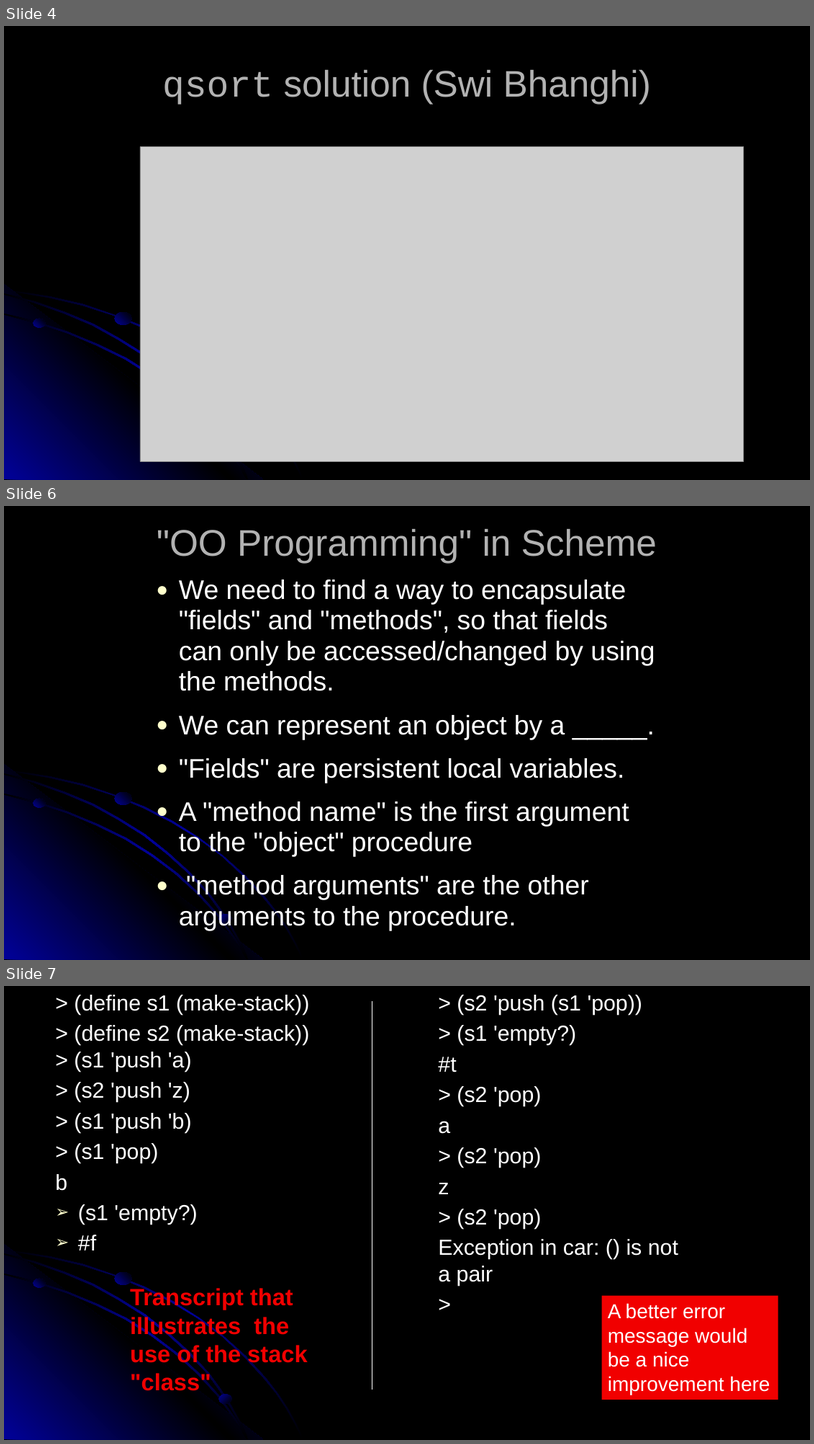
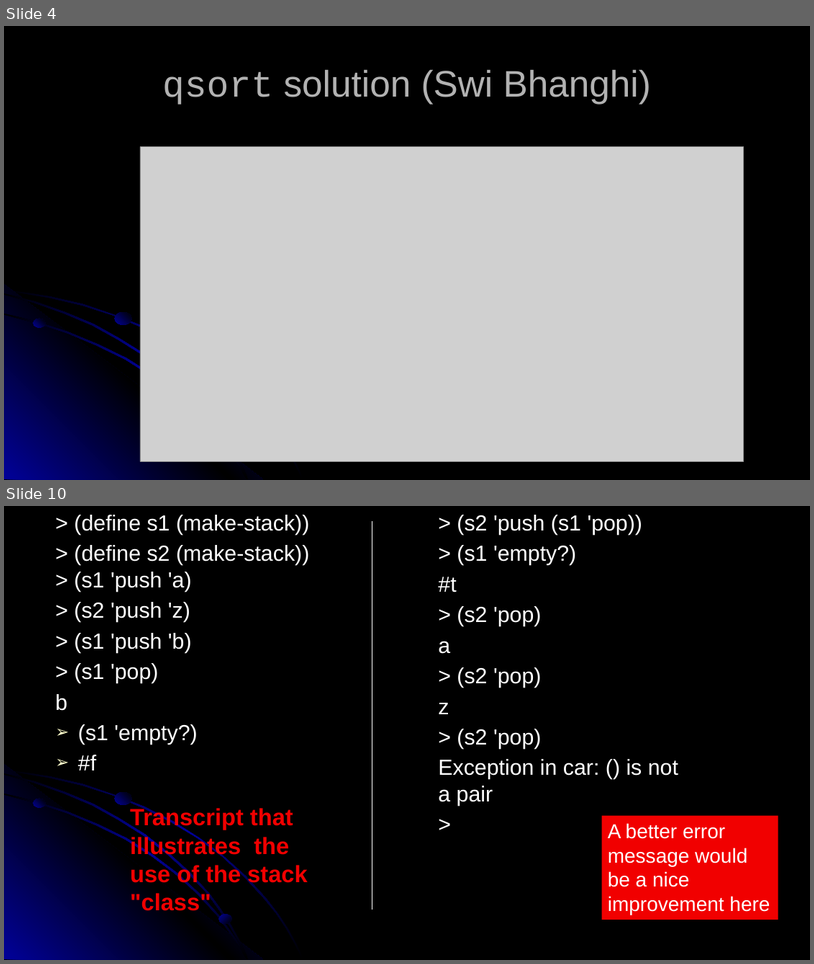
Before and after one commit to RHIT-CSSE/csse304, a slide deck: ClassMaterials/OOP/09-OOP-202120.pptx. Shown one above the other, each under a label of ours: slides 4, 6 and 7 before the commit, slides 4 and 10 after it; the slides between them are not shown. The pictures are 814x1444 and 814x964 pixels, drawn with LibreOffice and Linux fonts; fonts in the diff are those of the drawing; grey boxes stand for pictures. Boxes give left, top, right and bottom in pixels: in the first picture for what was removed or moved away, otherwise in the second. Text is boxed around its words. In the diff, an @@ line names an element or a change of style, - is before the commit and + after.

```diff
--- a/ClassMaterials/OOP/09-OOP-202120.pptx
+++ b/ClassMaterials/OOP/09-OOP-202120.pptx
@@ slide 6 removed at (x1=4, y1=506, x2=810, y2=960), background #000000; not listed: 7 template elements that a slide beside it also shows @@
@@ title removed at (x1=157, y1=529, x2=657, y2=563) @@
-"OO Programming" in Scheme
@@ text removed at (x1=179, y1=579, x2=655, y2=900) @@
-● We need to find a way to encapsulate "fields" and "methods", so that fields can only be accessed/changed by using the methods.
-● We can represent an object by a _____.
-● "Fields" are persistent local variables.
-● A "method name" is the first argument to the "object" procedure
-● "method arguments" are the other arguments to the procedure.
@@ what was slide 7 is now slide 10 @@
```
Also in this commit, not shown: 1 slide changed, 6 slides added, 1 other slide removed, 5 other files.
